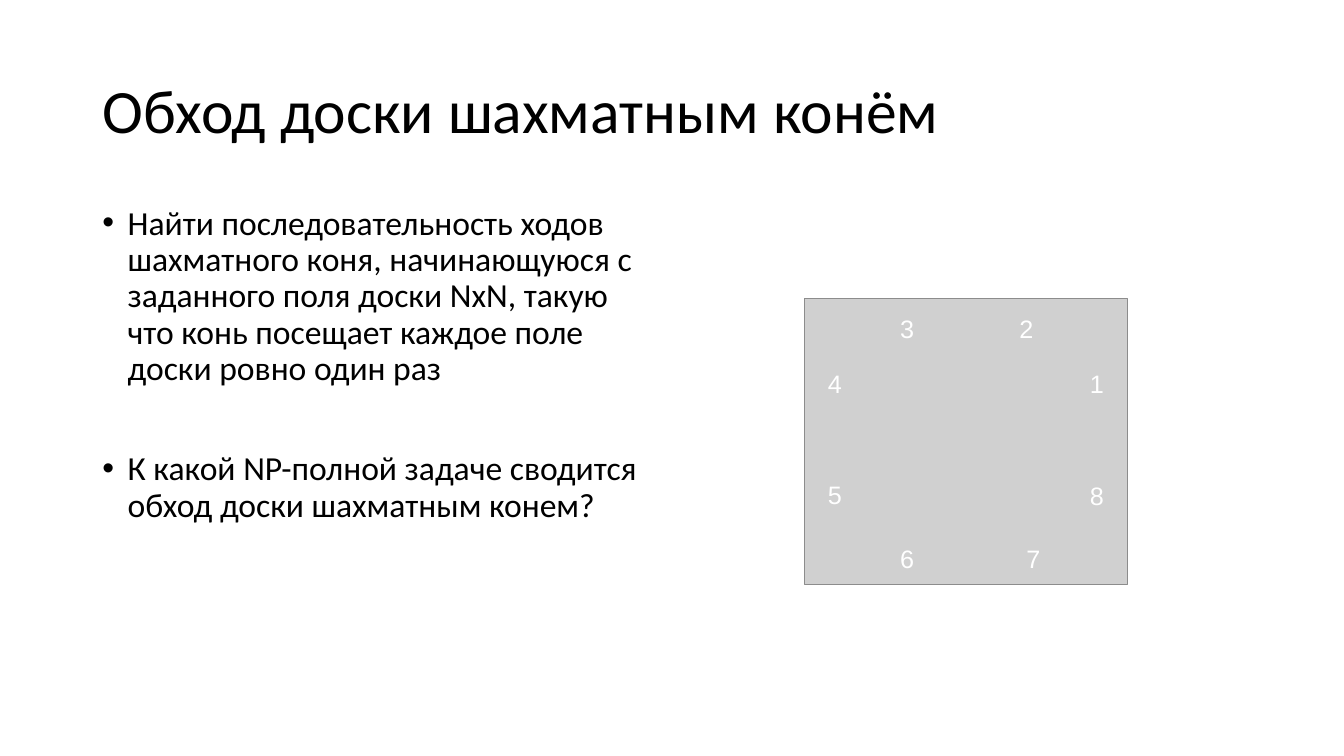
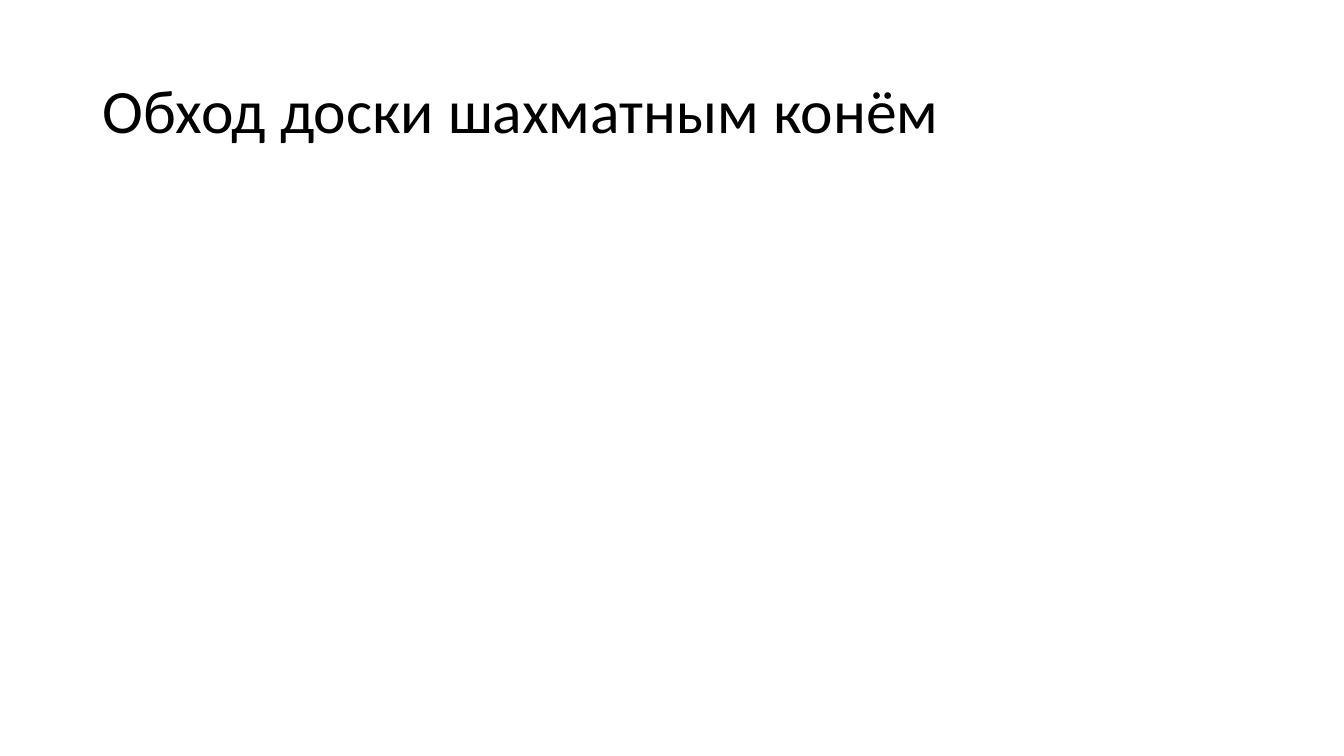
Before and after one commit to Evgueni-Petrov-aka-espetrov/Algorithms-and-Programming-in-C-pptx, a slide deck: slide 82 of 20 Алгоритмы с возвратом.pptx (slide 14 before the commit). Drawn at 1344x756 pixels with LibreOffice and Linux fonts; fonts in the diff are those of the drawing; grey boxes stand for pictures. Boxes give left, top, right and bottom in pixels: in the first picture for what was removed or moved away, otherwise in the second. Text is boxed around its words. In the diff, an @@ line names an element or a change of style, - is before the commit and + after.

Commit message:
разбил на слои; добавил про связь с обходом в глубину графа решений; сформулировал обход конем и расстановку ферзей в терминах принадлежности множеству

```diff
--- a/20 Алгоритмы с возвратом.pptx
+++ b/20 Алгоритмы с возвратом.pptx
@@ rectangle added at <box>677,182,1256,700</box>, fill #FFFFFF @@
@@ text removed at <box>128,212,637,523</box> @@
-• Найти последовательность ходов шахматного коня, начинающуюся с заданного поля доски NxN, такую что конь посещает каждое поле доски ровно один раз
-• К какой NP-полной задаче сводится обход доски шахматным конем?
@@ group removed at <box>805,298,1127,585</box>: 8 texts, 1 picture @@
-1
-2
-3
-5
-4
-7
-6
-8
```
Also in this commit, not shown: 15 other slides changed, 120 slides added, 1 slide removed.
